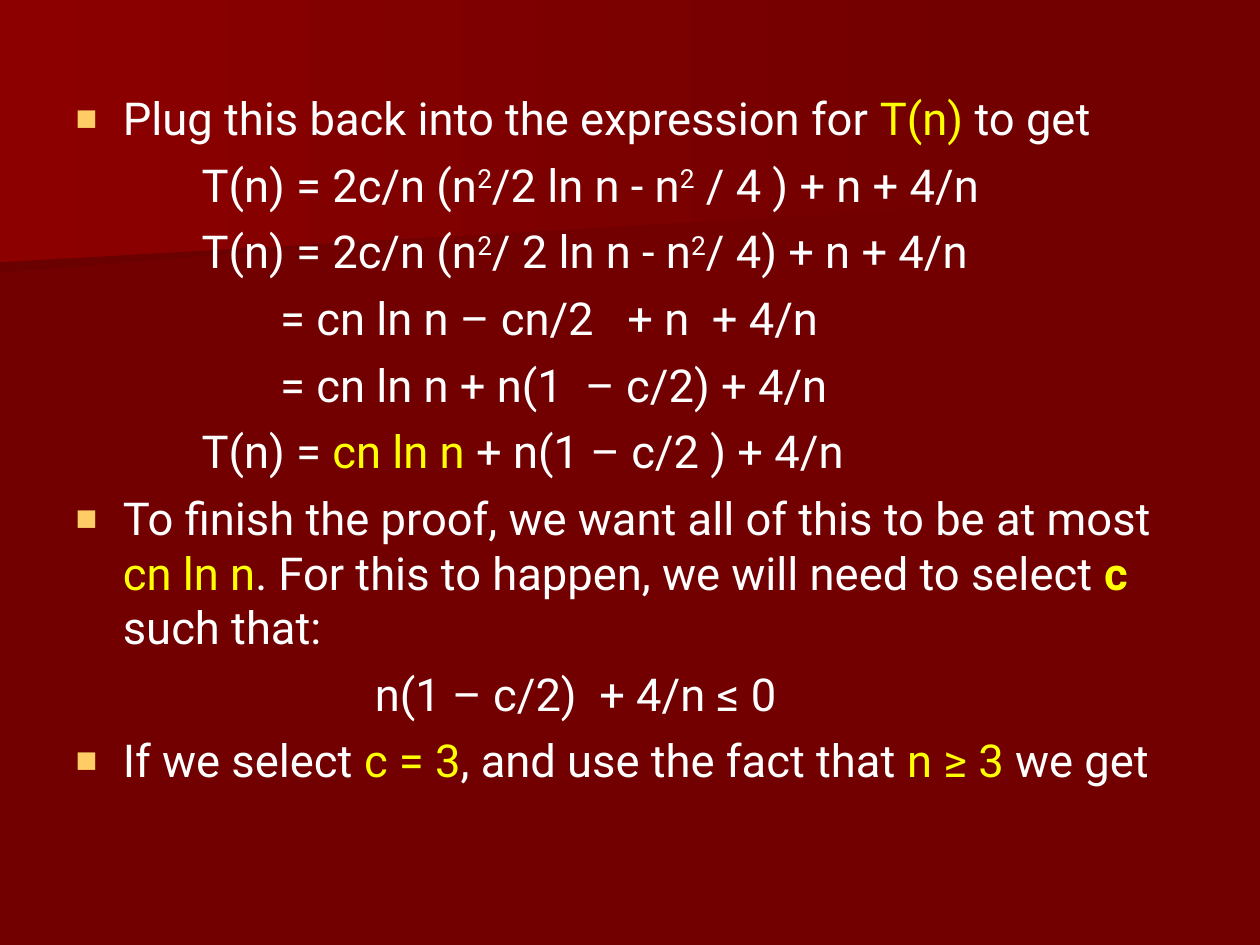
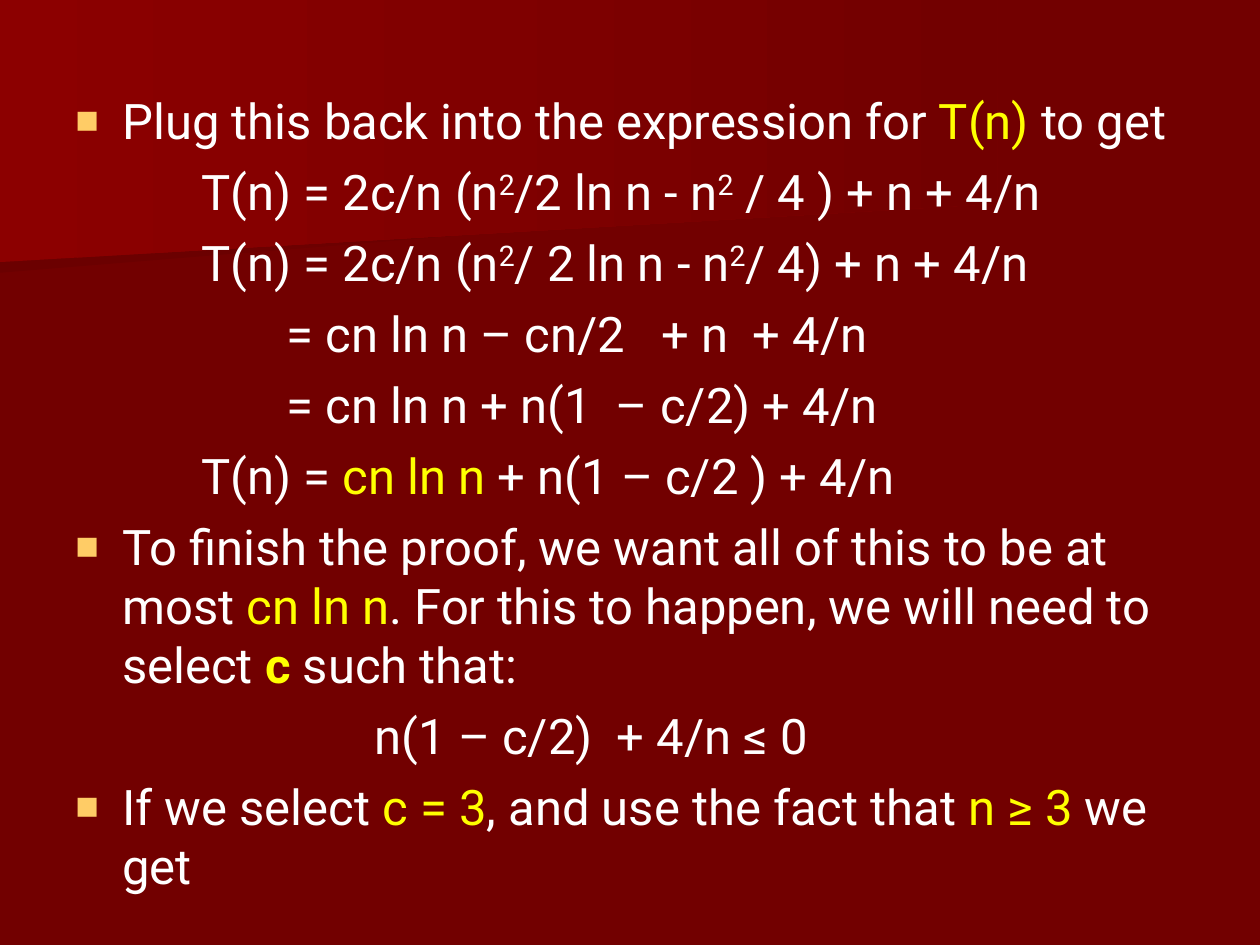
Before and after one commit to iffishells/design-analysis-and-algorithm, a slide deck: slide 28 of resoureces/8-Quick+Sort.ppt. Drawn at 1260x945 pixels with LibreOffice and Linux fonts; fonts in the diff are those of the drawing. Boxes give left, top, right and bottom in pixels: in the first picture for what was removed or moved away, otherwise in the second. Text is boxed around its words. In the diff, an @@ line names an element or a change of style, - is before the commit and + after.

```diff
--- a/resoureces/8-Quick+Sort.ppt
+++ b/resoureces/8-Quick+Sort.ppt
@@ text "Plug this back into the ..." at [122, 100, 1166, 895]: size 25.9 to 28 pt; indent changed @@
@@ freeform shape at [0, 127, 982, 272]: outline redrawn @@
```
Also in this commit, not shown: 28 other slides changed, 19 other files.
